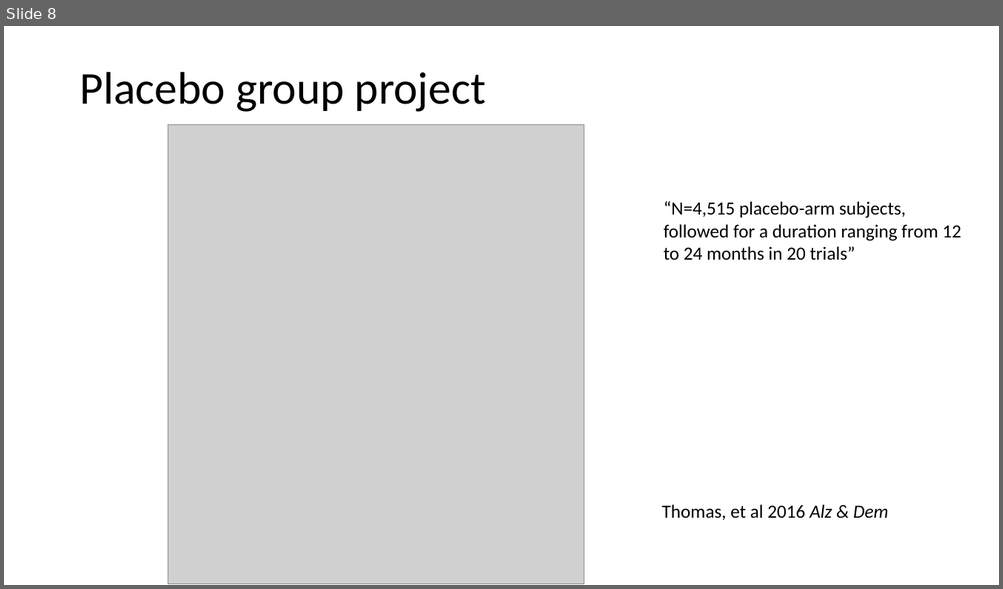
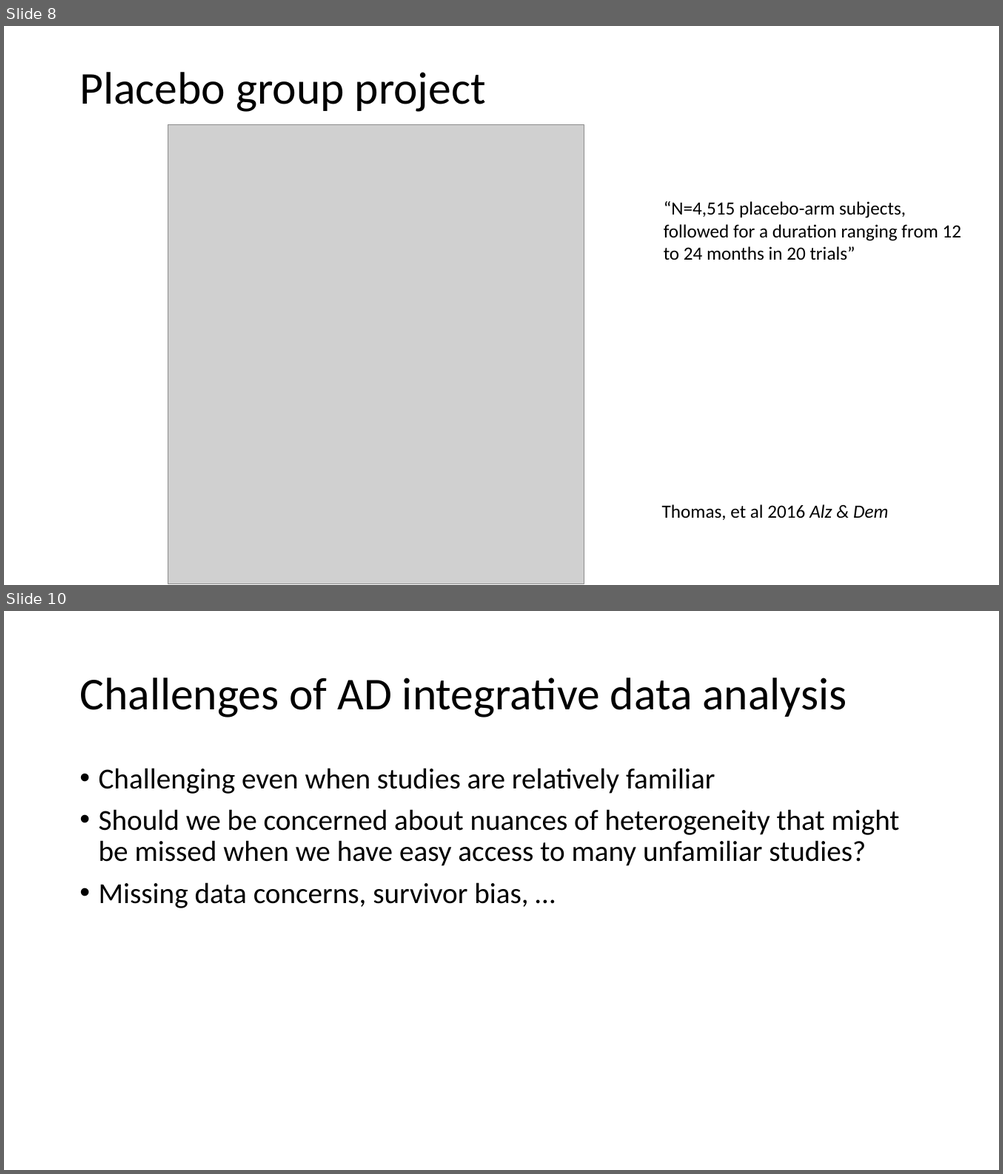
Before and after one commit to atrihub/AAIC2018ClinicalTrialMethods, a slide deck: AAIC2018DaDAdiscussion.pptx. Shown one above the other, each under a label of ours: slide 8 before the commit, slides 8 and 10 after it; the slides between them are not shown. The pictures are 1003x589 and 1003x1174 pixels, drawn with LibreOffice and Linux fonts; fonts in the diff are those of the drawing; grey boxes stand for pictures. Boxes give left, top, right and bottom in pixels: in the first picture for what was removed or moved away, otherwise in the second. Text is boxed around its words. In the diff, an @@ line names an element or a change of style, - is before the commit and + after.

```diff
--- a/AAIC2018DaDAdiscussion.pptx
+++ b/AAIC2018DaDAdiscussion.pptx
@@ slide 10 added at box(4, 611, 999, 1170), background #FFFFFF @@
@@ title added at box(79, 678, 846, 718), 44 pt, text #000000 @@
+Challenges of AD integrative data analysis
@@ text added at box(99, 768, 899, 908), 28 pt, text #000000 @@
+• Challenging even when studies are relatively familiar
+• Should we be concerned about nuances of heterogeneity that might be missed when we have easy access to many unfamiliar studies?
+• Missing data concerns, survivor bias, …
```
Also in this commit, not shown: 2 slides changed, 1 other slide added.
